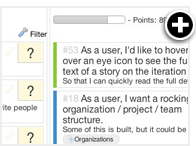
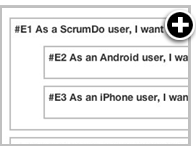
Before/after of a 196px x 146px layered artwork. What changed in the layer stack:
painted on "Layer 4" over [0, 5, 191, 146]
hid "Layer 8" over [0, 5, 191, 146]
hid "Layer 7" over [0, 5, 191, 146]
hid "Layer 6" over [0, 5, 191, 146]
